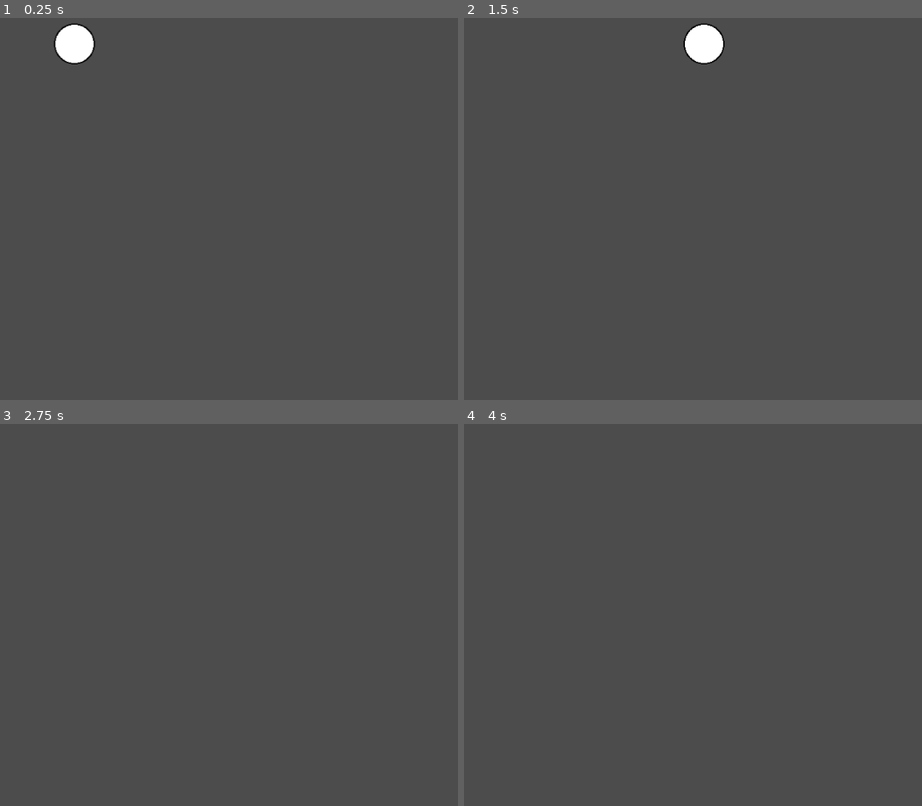
Above: before the commit, frames 1-4 (two rows, left to right).
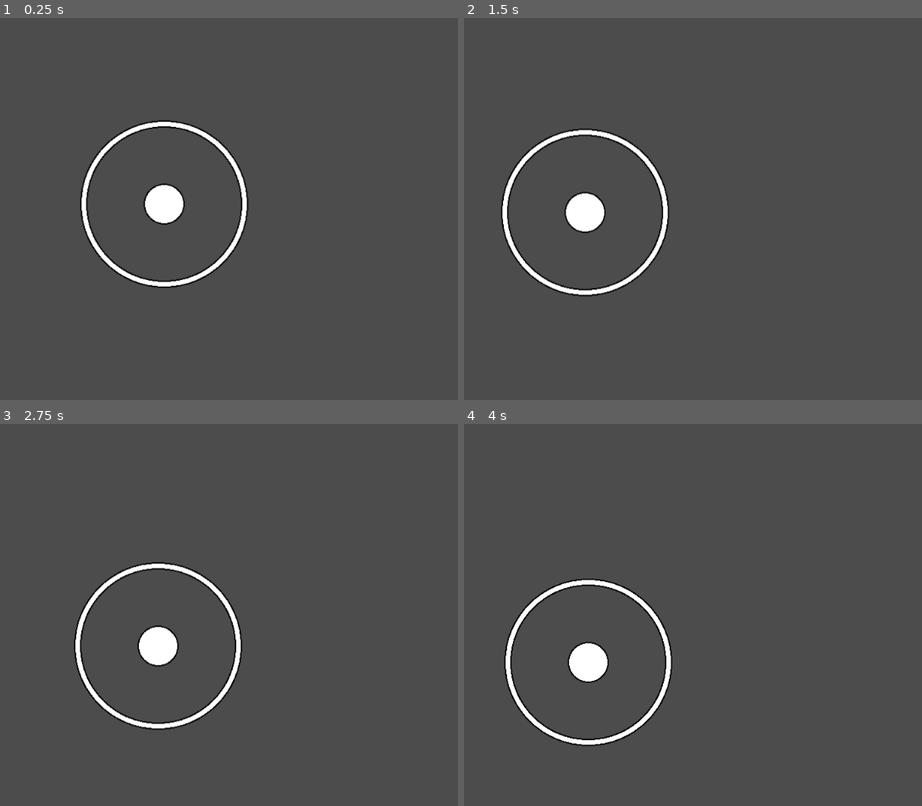
Above: after the commit, the same moments.

Repository: Beetron/2dgolf
Game: Godot game, scene res://Test.tscn
Two runs of this game, one before a commit and one after it. Both use one fixed random seed, a clock stepped at 60 frames per second and the inputs below.
Inputs (mouse positions are in pixels of both pictures, inside the frame that each line leads up to):
- Up to frame 1 (0.25 s): no input
- Up to frame 2 (1.5 s): tap Enter at 0.5 s; move the mouse to (738, 182) at 0.52 s; click (738, 182) at 0.67 s; move the mouse to (outside the picture) at 1.27 s; click (outside the picture) at 1.42 s
- Up to frame 3 (2.75 s): move the mouse to (196, 519) at 2.02 s; click (196, 519) at 2.17 s
- Up to frame 4 (4 s): move the mouse to (555, 687) at 2.77 s; click (555, 687) at 2.92 s; move the mouse to (793, 668) at 3.52 s; click (793, 668) at 3.67 s

The runs differ from the first frame. In frame 1, 3.6% of the frame differs, in the area x 11-55%, y 1-71%; in frame 2, 3.6%; in frame 3, 2.8%; in frame 4, 2.9%.

Commit message:
Hitting a ball around

Diff:
--- /dev/null
+++ b/Ball.gd
@@ -0,0 +1,28 @@
+extends RigidBody2D
+
+export var frictionSlowdown = 0.03
+export var power = 3
+
+var hitThreshold = 125 #Not sure how to get access to the edge of the ring directly
+
+# Called when the node enters the scene tree for the first time.
+func _ready():
+	pass # Replace with function body.
+
+func _input(event):
+	if event is InputEventMouseButton and event.button_index == BUTTON_LEFT and not event.pressed:
+
+		#Execute a hit if within the threshold of the ring
+		if(self.global_position.distance_to(event.global_position) > hitThreshold):
+			var hit = self.global_position - event.global_position
+			apply_central_impulse(hit)
+	return
+
+func _integrate_forces(state):
+	#Apply friction
+	state.apply_central_impulse(-state.linear_velocity * frictionSlowdown)
+	return
+
+# Called every frame. 'delta' is the elapsed time since the previous frame.
+#func _process(delta):
+#	pass
--- a/Test.gd
+++ b/Player.gd
@@ -1,16 +1,9 @@
 extends Node2D
-
-
-# Declare member variables here. Examples:
-# var a = 2
-# var b = "text"
-
 
 # Called when the node enters the scene tree for the first time.
 func _ready():
 	pass # Replace with function body.
 
-
 # Called every frame. 'delta' is the elapsed time since the previous frame.
 #func _process(delta):
 #	pass
--- a/RigidBody2D.gd
+++ /dev/null
@@ -1,32 +0,0 @@
-extends RigidBody2D
-
-
-# Declare member variables here. Examples:
-# var a = 2
-# var b = "text"
-var offset = Vector2(0, 0)
-var hitForce = Vector2(300, 0)
-var frictionSlowdown = 0.03
-
-
-# Called when the node enters the scene tree for the first time.
-func _ready():
-
-	return # Replace with function body.
-
-
-func _input(event):
-	#if event.is_action_pressed("jump"):
-	if event is InputEventMouseButton:
-		apply_impulse(offset, hitForce)
-	return
-
-
-func _integrate_forces(state):
-	#Apply friction
-	state.apply_central_impulse(-state.linear_velocity * frictionSlowdown)
-	return
-
-# Called every frame. 'delta' is the elapsed time since the previous frame.
-#func _process(delta):
-#	pass
--- a/Test.tscn
+++ b/Test.tscn
@@ -1,8 +1,9 @@
-[gd_scene load_steps=6 format=2]
+[gd_scene load_steps=7 format=2]
 
 [ext_resource path="res://ball.png" type="Texture" id=1]
-[ext_resource path="res://Test.gd" type="Script" id=2]
-[ext_resource path="res://RigidBody2D.gd" type="Script" id=3]
+[ext_resource path="res://Player.gd" type="Script" id=2]
+[ext_resource path="res://Ball.gd" type="Script" id=3]
+[ext_resource path="res://ring.png" type="Texture" id=5]
 
 [sub_resource type="CircleShape2D" id=1]
 radius = 31.7567
@@ -15,16 +16,19 @@
 "speed": 5.0
 } ]
 
-[node name="Node2D" type="Node2D"]
-position = Vector2( 432.598, 59.8564 )
+[node name="Player" type="Node2D"]
+position = Vector2( 568.295, 302.819 )
 script = ExtResource( 2 )
 
-[node name="RigidBody2D" type="RigidBody2D" parent="."]
+[node name="Ball" type="RigidBody2D" parent="."]
 gravity_scale = 0.0
 script = ExtResource( 3 )
 
-[node name="CollisionShape2D" type="CollisionShape2D" parent="RigidBody2D"]
+[node name="CollisionShape2D" type="CollisionShape2D" parent="Ball"]
 shape = SubResource( 1 )
 
-[node name="AnimatedSprite" type="AnimatedSprite" parent="RigidBody2D"]
+[node name="AnimatedSprite" type="AnimatedSprite" parent="Ball"]
 frames = SubResource( 2 )
+
+[node name="Control Ring" type="Sprite" parent="Ball"]
+texture = ExtResource( 5 )
Binary file added: ring.png
Not shown, added: ring.png.import
